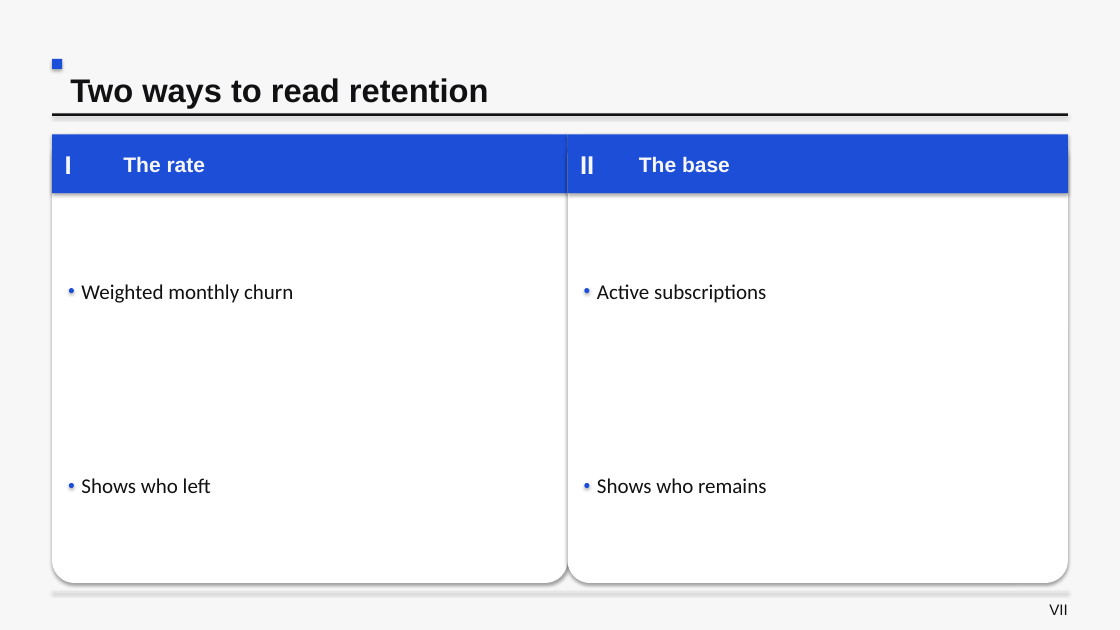
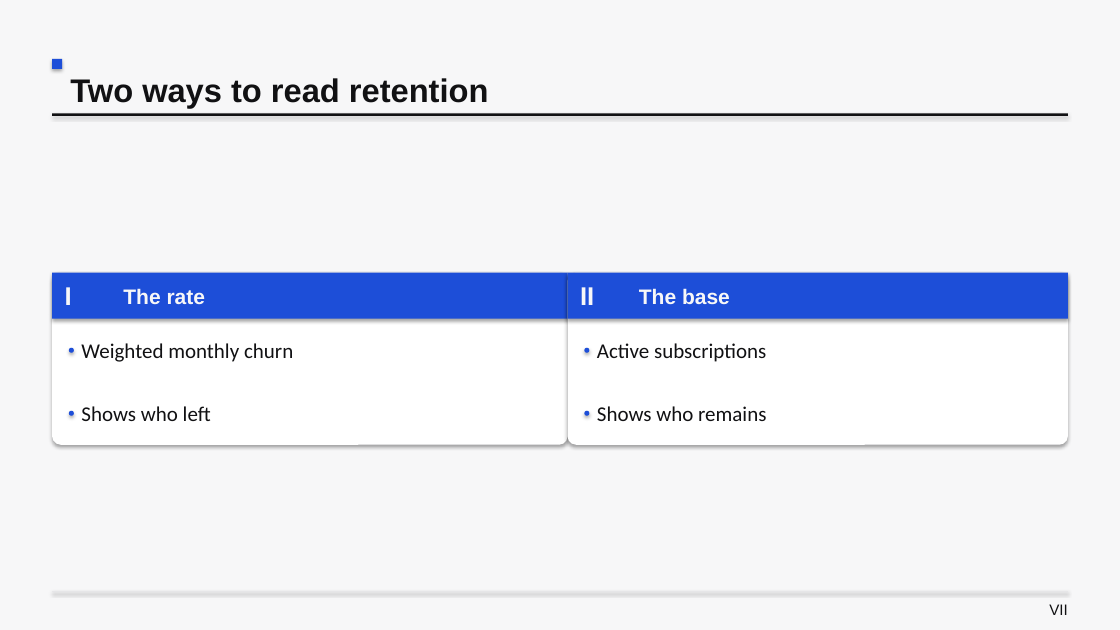
Before and after one commit to santoshshinde2012/deck-smith-local, a slide deck: slide 7 of docs/examples/layout-gallery-graphite.pptx. Drawn at 1120x630 pixels with LibreOffice and Linux fonts; fonts in the diff are those of the drawing. Boxes give left, top, right and bottom in pixels: in the first picture for what was removed or moved away, otherwise in the second. Text is boxed around its words. In the diff, an @@ line names an element or a change of style, - is before the commit and + after.

```diff
--- a/docs/examples/layout-gallery-graphite.pptx
+++ b/docs/examples/layout-gallery-graphite.pptx
@@ rounded rectangle: place and size @@
-rounded rectangle at (52, 134, 568, 583)
+rounded rectangle at (52, 273, 568, 445)
@@ rectangle: place and size @@
-rectangle at (52, 134, 568, 193)
+rectangle at (52, 273, 568, 319)
@@ text "I": place and size @@
-text "I" at (65, 156, 72, 174)
+text "I" at (65, 287, 72, 305)
@@ text "The rate": place and size @@
-text "The rate" at (123, 156, 206, 172)
+text "The rate" at (123, 288, 206, 304)
@@ rounded rectangle: place and size @@
-rounded rectangle at (568, 134, 1069, 583)
+rounded rectangle at (568, 273, 1069, 445)
@@ rectangle: place and size @@
-rectangle at (568, 134, 1069, 193)
+rectangle at (568, 273, 1069, 319)
@@ text "II": place and size @@
-text "II" at (580, 156, 594, 174)
+text "II" at (580, 287, 594, 305)
@@ text "The base": place and size @@
-text "The base" at (639, 156, 730, 173)
+text "The base" at (639, 288, 730, 305)
@@ text "Weighted monthly churn": place and size @@
-text "Weighted monthly churn" at (81, 284, 293, 303)
+text "Weighted monthly churn" at (81, 343, 293, 362)
@@ text "Active subscriptions": place and size @@
-text "Active subscriptions" at (597, 284, 766, 303)
+text "Active subscriptions" at (597, 343, 766, 362)
@@ ellipse: place and size @@
-ellipse at (69, 288, 74, 293)
+ellipse at (69, 348, 74, 353)
@@ ellipse: place and size @@
-ellipse at (585, 288, 590, 293)
+ellipse at (585, 348, 590, 353)
@@ text "Shows who left": place and size @@
-text "Shows who left" at (81, 478, 211, 493)
+text "Shows who left" at (81, 406, 211, 421)
@@ text "Shows who remains": place and size @@
-text "Shows who remains" at (597, 478, 766, 493)
+text "Shows who remains" at (597, 406, 766, 421)
@@ ellipse: place and size @@
-ellipse at (69, 483, 74, 488)
+ellipse at (69, 411, 74, 416)
@@ ellipse: place and size @@
-ellipse at (585, 483, 590, 488)
+ellipse at (585, 411, 590, 416)
```
Also in this commit, not shown: 3 other slides changed, 14 other files.
